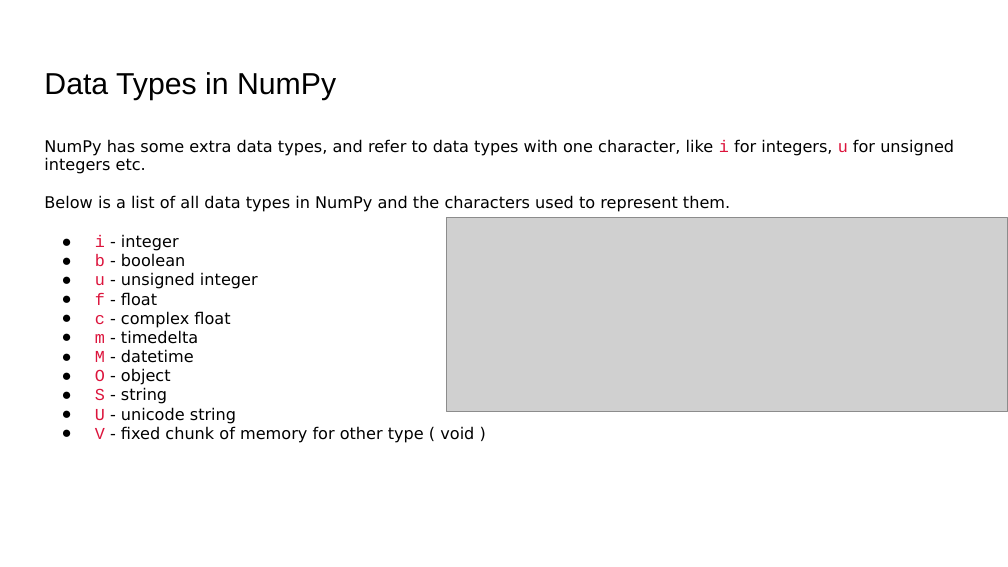
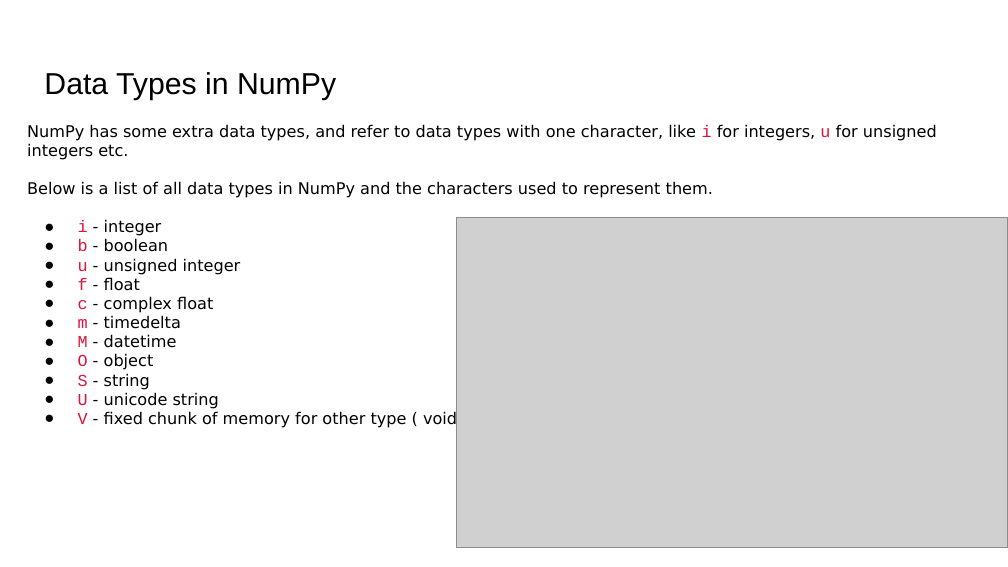
Before and after one commit to shahil04/ds_materials, a slide deck: slide 22 of 5.0_python_6.libraries/python_libraries/1.numpy/Numpy_class.pptx. Drawn at 1008x567 pixels with LibreOffice and Linux fonts; fonts in the diff are those of the drawing; grey boxes stand for pictures. Boxes give left, top, right and bottom in pixels: in the first picture for what was removed or moved away, otherwise in the second. Text is boxed around its words. In the diff, an @@ line names an element or a change of style, - is before the commit and + after.

```diff
--- a/5.0_python_6.libraries/python_libraries/1.numpy/Numpy_class.pptx
+++ b/5.0_python_6.libraries/python_libraries/1.numpy/Numpy_class.pptx
@@ text "NumPy has some extra data ...": place and size @@
-text "NumPy has some extra data ..." at [44, 139, 954, 443]
+text "NumPy has some extra data ..." at [27, 124, 937, 428]
@@ picture: place and size @@
-picture at [447, 218, 1008, 411]
+picture at [457, 218, 1008, 547]
```
Also in this commit, not shown: 7 other slides changed, 38 other files.
